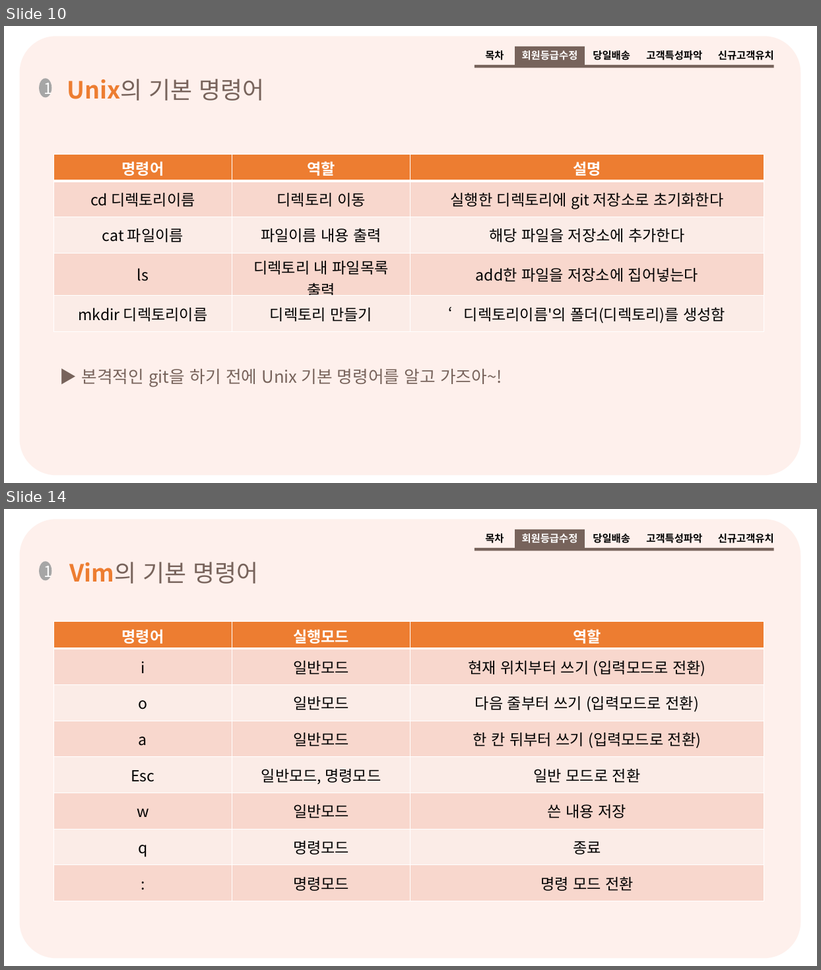
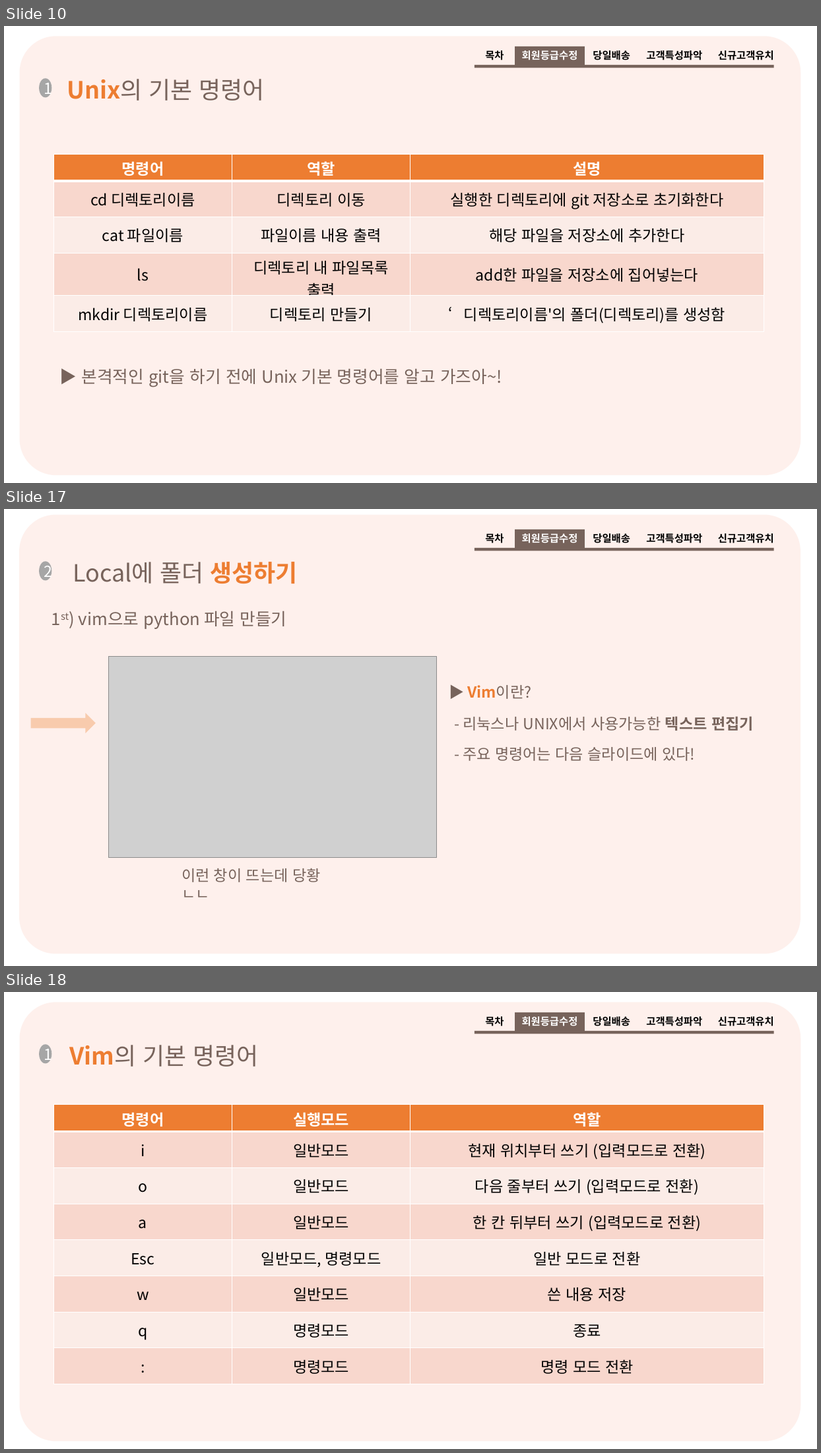
Before and after one commit to hw79chopin/YBIGTA-lecture-note, a slide deck: git,github/Git_Github_practice.pptx. Shown one above the other, each under a label of ours: slides 10 and 14 before the commit, slides 10, 17 and 18 after it; the slides between them are not shown. The pictures are 821x970 and 821x1453 pixels, drawn with LibreOffice and Linux fonts; fonts in the diff are those of the drawing; grey boxes stand for pictures. Boxes give left, top, right and bottom in pixels: in the first picture for what was removed or moved away, otherwise in the second. Text is boxed around its words. In the diff, an @@ line names an element or a change of style, - is before the commit and + after.

```diff
--- a/git,github/Git_Github_practice.pptx
+++ b/git,github/Git_Github_practice.pptx
@@ slide 17 added at [4, 509, 817, 966], background #FFFFFF @@
@@ rounded rectangle added at [19, 514, 801, 955], fill #FEF0EC @@
@@ group added at [475, 529, 774, 551]: 4 texts, 2 rectangles @@
+목차
+회원등급수정
+당일배송
+고객특성파악
+신규고객유치
@@ ellipse added at [39, 561, 52, 580], fill #A6A6A6, 18 pt, text #FFFFFF @@
+2
@@ text added at [73, 562, 298, 584], 28 pt, text #77635B @@
+Local에 폴더 생성하기
@@ text added at [79, 611, 287, 629], 20 pt, text #77635B @@
+1st) vim으로 python 파일 만들기
@@ picture added at [109, 657, 436, 859] @@
@@ text added at [467, 685, 531, 699], 18 pt, text #77635B @@
+▶ Vim이란?
@@ right arrow added at [31, 714, 96, 733], fill #F8CBAD @@
@@ text added at [463, 716, 754, 731], 18 pt, text #77635B @@
+- 리눅스나 UNIX에서 사용가능한 텍스트 편집기
@@ text added at [463, 747, 695, 761], 18 pt, text #77635B @@
+- 주요 명령어는 다음 슬라이드에 있다!
@@ text added at [182, 869, 321, 883], 18 pt, text #77635B @@
+이런 창이 뜨는데 당황 ㄴㄴ
@@ what was slide 14 is now slide 18 @@
```
Also in this commit, not shown: 5 slides changed, 4 other slides added, 1 slide removed.
